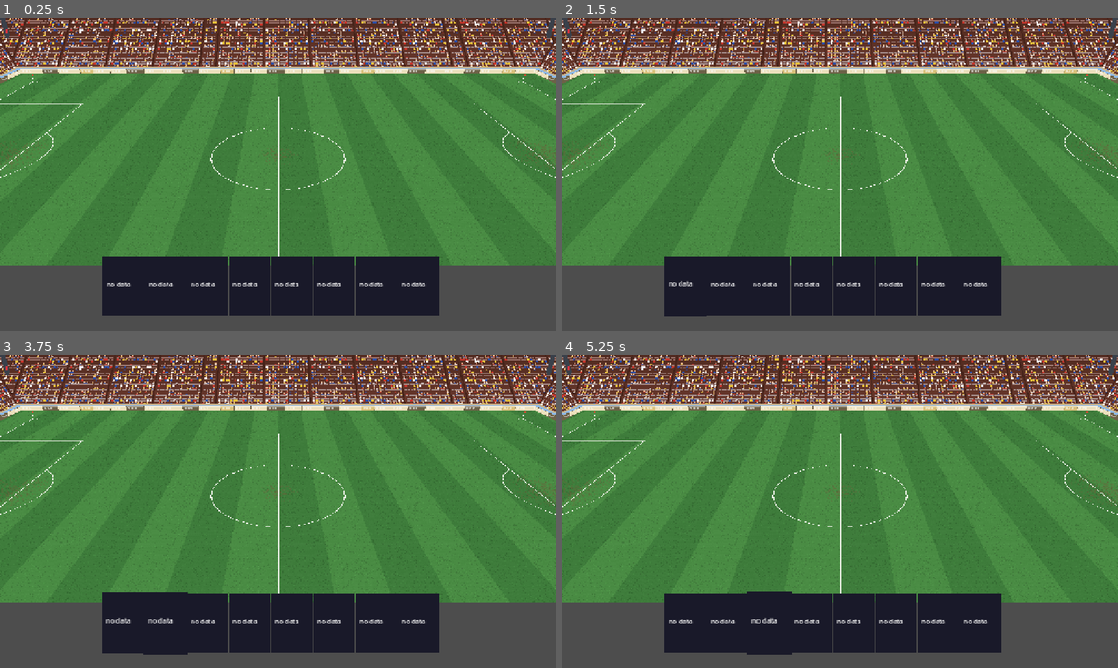
Above: before the commit, frames 1-4 (two rows, left to right).
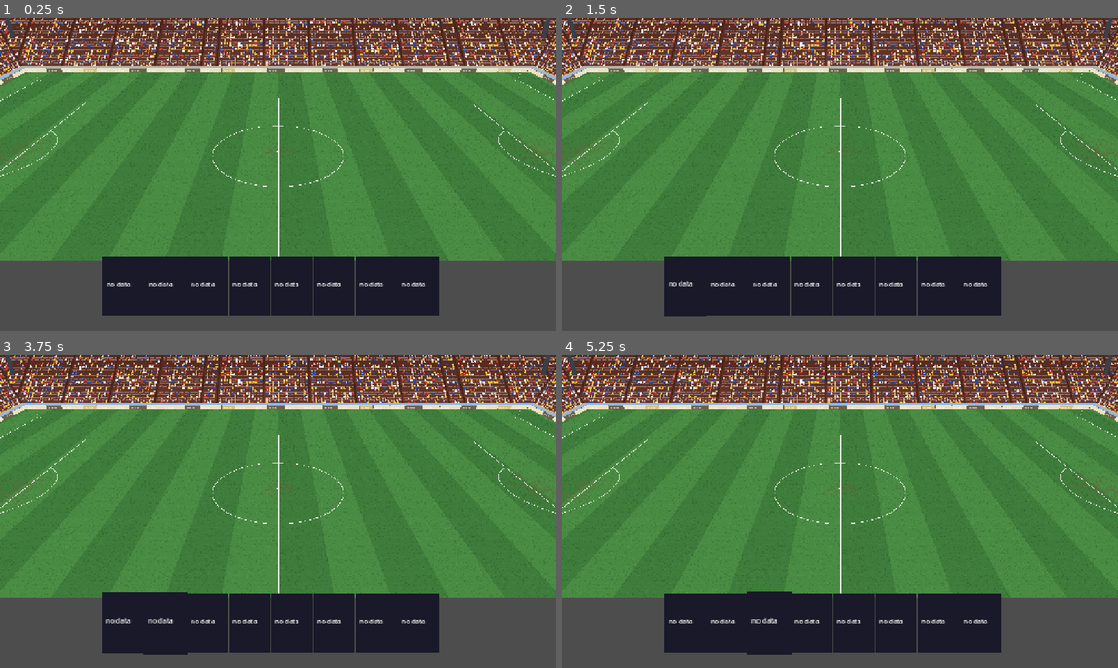
Above: after the commit, the same moments.

Repository: mundiakaluson/sprite-tan
Game: Godot game, scene res://scenes/match/match.tscn
Same seed, same stepped clock (60 frames per second), same inputs: the game is played once before the commit and once after it.
Inputs (mouse positions are in pixels of both pictures, inside the frame that each line leads up to):
- Up to frame 1 (0.25 s): no input
- Up to frame 2 (1.5 s): tap Enter at 0.5 s; drag from (578, 277) to (895, 105) at 0.52 s; tap R (m_restart) at 1.25 s; drag from (612, 277) to (812, 237) at 1.27 s
- Up to frame 3 (3.75 s): tap R (m_restart) at 2, 2.75, 3.5 s; move the mouse to (16, 624) at 2.02 s; hold Right (rotate_right) 2.03-2.75 s; hold K (play_kick) 2.03-2.75 s; click (16, 624) at 2.17 s; drag from (50, 624) to (111, 464) at 2.77 s; drag from (122, 624) to (305, 511) at 3.52 s
- Up to frame 4 (5.25 s): tap R (m_restart) at 4.25 s; drag from (728, 624) to (756, 433) at 4.27 s; move the mouse to (767, 624) at 5.02 s; hold Left (rotate_left) from 5.03 s (still down); tap 3 at 5.1 s; click (767, 624) at 5.17 s

The runs differ from the first frame. In frame 1, 12% of the frame differs, in the area x 0-100%, y 0-80%; in frame 2, 12%; in frame 3, 12%; in frame 4, 12%.

Commit message:
HUD: stance buttons are scene nodes bound by name, pitch height no longer set from code
Co-Authored-By: Claude Sonnet 5.5 <noreply@anthropic.com>
Claude-Session: https://claude.ai/code/session_01FrjHpaAiEjh7PpusYwPu2g

Diff:
--- a/godot/scenes/match/match.tscn
+++ b/godot/scenes/match/match.tscn
@@ -16,7 +16,7 @@
 offset_left = 0.0
 offset_top = 0.0
 offset_right = 0.0
-offset_bottom = -150.0
+offset_bottom = -160.0
 stretch = true
 mouse_filter = 2
 
--- a/godot/scenes/match/match_hud.tscn
+++ b/godot/scenes/match/match_hud.tscn
@@ -8,7 +8,6 @@
 [ext_resource type="Script" path="res://scripts/ui/pixel_image.gd" id="6"]
 [ext_resource type="Script" path="res://scripts/ui/scorebug.gd" id="7"]
 [ext_resource type="Script" path="res://scripts/match/hand_bar.gd" id="8"]
-[ext_resource type="Script" path="res://scripts/match/stance_grid.gd" id="9"]
 
 [ext_resource type="PackedScene" path="res://scenes/cards/skill_card.tscn" id="10"]
 
@@ -281,17 +280,73 @@
 text_scale = 2
 script = ExtResource("4")
 
-[node name="TeamGrid" type="GridContainer" parent="Root/TeamPanel"]
+[node name="TeamGrid" type="Control" parent="Root/TeamPanel"]
 offset_left = 6.0
 offset_top = 22.0
 offset_right = 234.0
 offset_bottom = 92.0
 unique_name_in_owner = true
 mouse_filter = 2
-columns = 2
-theme_override_constants/h_separation = 4
-theme_override_constants/v_separation = 4
-script = ExtResource("9")
+
+[node name="Stance_auto" type="Control" parent="Root/TeamPanel/TeamGrid"]
+offset_left = 0.0
+offset_top = 0.0
+offset_right = 112.0
+offset_bottom = 20.0
+text = "AUTO"
+text_scale = 2
+toggle_mode = true
+script = ExtResource("5")
+
+[node name="Stance_press_high" type="Control" parent="Root/TeamPanel/TeamGrid"]
+offset_left = 116.0
+offset_top = 0.0
+offset_right = 228.0
+offset_bottom = 20.0
+text = "PRESS HIGH"
+text_scale = 2
+toggle_mode = true
+script = ExtResource("5")
+
+[node name="Stance_mid_block" type="Control" parent="Root/TeamPanel/TeamGrid"]
+offset_left = 0.0
+offset_top = 24.0
+offset_right = 112.0
+offset_bottom = 44.0
+text = "MID BLOCK"
+text_scale = 2
+toggle_mode = true
+script = ExtResource("5")
+
+[node name="Stance_park_bus" type="Control" parent="Root/TeamPanel/TeamGrid"]
+offset_left = 116.0
+offset_top = 24.0
+offset_right = 228.0
+offset_bottom = 44.0
+text = "PARK BUS"
+text_scale = 2
+toggle_mode = true
+script = ExtResource("5")
+
+[node name="Stance_push_up" type="Control" parent="Root/TeamPanel/TeamGrid"]
+offset_left = 0.0
+offset_top = 48.0
+offset_right = 112.0
+offset_bottom = 68.0
+text = "PUSH UP"
+text_scale = 2
+toggle_mode = true
+script = ExtResource("5")
+
+[node name="Stance_counter" type="Control" parent="Root/TeamPanel/TeamGrid"]
+offset_left = 116.0
+offset_top = 48.0
+offset_right = 228.0
+offset_bottom = 68.0
+text = "COUNTER"
+text_scale = 2
+toggle_mode = true
+script = ExtResource("5")
 
 [node name="TeamNote" type="Control" parent="Root/TeamPanel"]
 offset_left = 8.0
--- a/godot/scripts/match/match_game.gd
+++ b/godot/scripts/match/match_game.gd
@@ -91,8 +91,6 @@
 	hud.bind_command(command)
 	hud.set_team_colors(home.color, away.color)
 	hud.setup_scoreboard(settings, home.color, away.color)
-	hud.strip_changed.connect(_fit_view)
-	_fit_view(hud.strip_height())
 	hud.set_team_commands(brain.stance_list(home))
 	hud.set_team_active(home.stance_id)
 	hud.team_command.connect(_on_team_command)
@@ -170,8 +168,3 @@
 	if k != null and k.pressed and not k.echo and k.keycode == KEY_F11:
 		var w := get_window()
 		w.mode = Window.MODE_WINDOWED if w.mode == Window.MODE_FULLSCREEN else Window.MODE_FULLSCREEN
-
-## the pitch view fills the window above the HUD strip (the strip's height is set in match_hud.tscn)
-func _fit_view(strip_h: float) -> void:
-	var view := get_node_or_null("View") as Control
-	if view != null: view.offset_bottom = -strip_h
--- a/godot/scripts/match/match_hud.gd
+++ b/godot/scripts/match/match_hud.gd
@@ -3,7 +3,7 @@
 ## Match HUD. It is a real scene (scenes/match/match_hud.tscn, instanced in match.tscn) so you can open it, select any node and move / restyle it in the editor:
 ## Score, Who (selected player), Orders (the four order buttons, named Order_<id>), CommandBox (the current command), Message (GOAL!, KICK OFF), Controls (help text),
 ## Hand (the skill cards are added here), TeamTitle / TeamGrid (the stance buttons are added here), Overlay (rings and aim lines over the pitch). This script only fills them in.
-## The pitch view is everything above the Strip node (the match scene follows the strip height), so nothing covers the play.
+## The pitch view (View in match.tscn) ends where the Strip starts: keep View's bottom offset and Overlay's bottom offset equal to minus the Strip height (-160).
 ## Layout: every group is a panel with its parts inside (OrdersPanel > Who, Orders; HandPanel > Hand; TeamPanel > TeamTitle, TeamGrid, TeamNote; CommandPanel > title, note). Move or resize any node in the 2D view.
 ## No pop-ups: orders are buttons in the strip. Cards are the real SkillCard faces; the number on a card is its cooldown in seconds.
 
@@ -14,7 +14,6 @@
 ## size of the hover tooltip (the card's tooltip image x this)
 @export_range(1.0, 4.0, 1.0) var tooltip_scale := 2.0
 
-signal strip_changed(height: float)    ## the Strip node was moved / resized in the scene: the pitch view takes the rest of the screen
 ## colour of each command kind in the command box and on the highlighted players
 const KIND_COLORS := {"pass": Color(1, 1, 1), "through": Color(0.35, 0.9, 1.0), "lob": Color(1.0, 0.9, 0.3), "shoot": Color(1.0, 0.4, 0.35), "run": Color(0.5, 1.0, 0.5),
 	"press": Color(1.0, 0.65, 0.3), "tackle": Color(1.0, 0.65, 0.3), "card": Color(0.8, 0.6, 1.0), "team": Color(0.6, 0.75, 1.0)}
@@ -25,8 +24,7 @@
 @onready var _team_panel: PixelPanel = %TeamPanel
 @onready var _cmd_panel: PixelPanel = %CommandPanel
 @onready var _hand: HandBar = %Hand
-@onready var _strip: Control = %Strip
-@onready var _team_grid: StanceGrid = %TeamGrid
+@onready var _team_grid: Control = %TeamGrid
 @onready var _team_note: PixelLabel = %TeamNote
 @onready var _cmd_title: PixelLabel = %CommandTitle
 @onready var _hint: PixelLabel = %CommandNote
@@ -53,8 +51,6 @@
 
 func _ready() -> void:
 	_overlay.hud = self
-	_strip.resized.connect(_fit_pitch)
-	_fit_pitch()
 	_msg.text = ""
 	# the order buttons are the children of Orders named Order_<id>
 	for b in _orders.get_children():
@@ -70,15 +66,6 @@
 		slots[i].pressed.connect(func(_id): card_pressed.emit(idx))
 	_show_command()
 
-## height of the HUD strip: the pitch view is everything above it. Move the Strip node's top edge in the scene to change it.
-func strip_height() -> float:
-	return _strip.offset_bottom - _strip.offset_top    # the strip is anchored to the bottom, so this is its height at any window size
-
-func _fit_pitch() -> void:
-	var h := strip_height()
-	_overlay.offset_bottom = -h
-	strip_changed.emit(h)
-
 func _process(dt: float) -> void:
 	if _msg_t > 0.0:
 		_msg_t -= dt
@@ -142,20 +129,20 @@
 
 ## the team command buttons: [{"id": "press_high", "label": "PRESS HIGH"}, ...]. Pressing one emits team_command(id). An empty list shows "no commands yet".
 func set_team_commands(commands: Array) -> void:
-	for c in _team_grid.get_children(): c.queue_free()
 	_team_buttons.clear()
 	_team_note.visible = commands.is_empty()
-	for cmd in commands:
-		var b := PixelButton.new()
-		b.text = String(cmd["label"])
-		b.custom_minimum_size = _team_grid.button_size
-		b.text_scale = 2
+	var wanted := {}
+	for cmd in commands: wanted[String(cmd["id"])] = cmd
+	for n in _team_grid.get_children():
+		var b := n as PixelButton
+		if b == null: continue
+		var id := String(b.name).trim_prefix("Stance_")
+		b.visible = wanted.has(id)
+		if not wanted.has(id): continue
+		if b.text == "": b.text = String(wanted[id]["label"])
 		b.accent = _team_accent
-		b.toggle_mode = true
-		b.tooltip_text = String(cmd.get("note", ""))
-		var id := String(cmd["id"])
+		b.tooltip_text = String(wanted[id].get("note", ""))
 		b.pressed.connect(func(): team_command.emit(id))
-		_team_grid.add_child(b)
 		_team_buttons[id] = b
 
 ## the home team's colour tints the score and team panels and the lit stance button
--- a/godot/scripts/match/stance_grid.gd
+++ /dev/null
@@ -1,23 +0,0 @@
-@tool
-class_name StanceGrid
-extends GridContainer
-## Holds the team stance buttons (they are created from the AI profile when the match starts). Move / resize it in the HUD scene; set `button_size` here to size them.
-## In the editor it draws `placeholder_count` empty buttons so you can see the layout. Nothing is drawn in the game.
-
-@export var button_size := Vector2(112, 20):
-	set(v):
-		button_size = v
-		queue_redraw()
-@export_range(0, 12) var placeholder_count := 6:
-	set(v):
-		placeholder_count = v
-		queue_redraw()
-
-func _draw() -> void:
-	if not Engine.is_editor_hint() or get_child_count() > 0: return
-	var hs := float(get_theme_constant("h_separation"))
-	var vs := float(get_theme_constant("v_separation"))
-	for i in placeholder_count:
-		var r := Rect2((i % columns) * (button_size.x + hs), (i / columns) * (button_size.y + vs), button_size.x, button_size.y)
-		draw_rect(r, Color(0.9, 0.3, 0.3, 0.12))
-		draw_rect(r, Color(1.0, 0.5, 0.5, 0.8), false)
Not shown: 1 places in godot/scenes/match/match_hud.tscn that only renumber resources
Not shown, changed: godot/CLAUDE.md
